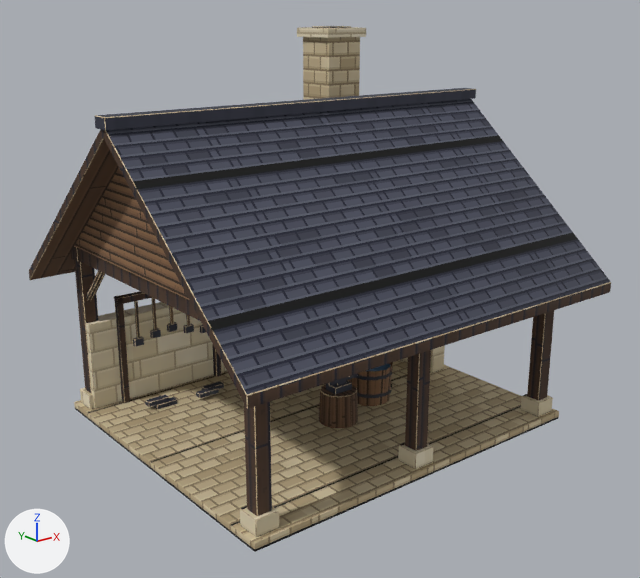
What one commit did to the glTF model godot/assets/blender/smithy_2.glb.
The view is the same before and after, from a 50 mm lens placed at (-7.85, -9.97, 6.0), pointed at (-0.08, -0.25, 2.11). Every picture has the same lights, and +X, +Y and +Z are marked at lower left. The first picture is the older version. Vertices at exactly the same position are counted once.

Names of what the first picture shows: 'smithy_3'.
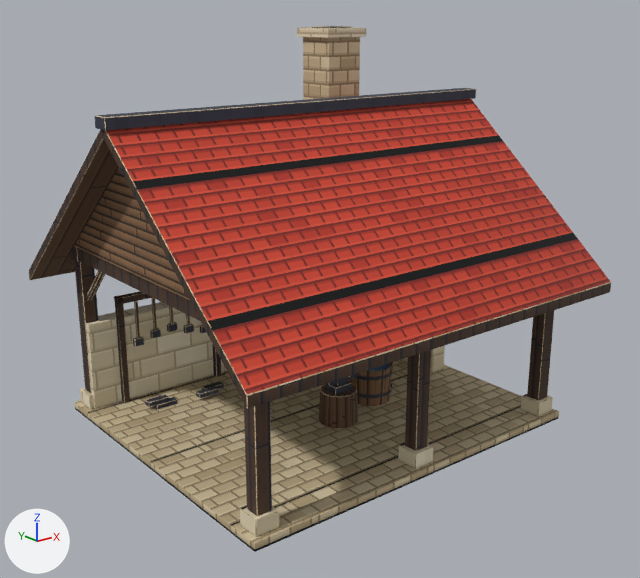
Changed parts and their boxes (x1, y1, x2, y2) in the pictures (640 x 578 px):
part 1 of me_smithy_3, recoloured (lighter): (106, 99, 611, 394) in both

Edits to the bpy script that builds the scene:
```text
Add img_pw_tile_red:
    img_pw_tile_red = load_image('pw_tile_red', '_unpacked/pw_tile_red', 64, 64, 'sRGB')
Add mat_pw_tile_red:
    mat_pw_tile_red = principled_material('pw_tile_red')
    mat_pw_tile_red.texture = img_pw_tile_red
    mat_pw_tile_red.roughness = 0.9
Change me_smithy_3:
    where me_smithy_3.from_pydata(...)  # 1476 vertices, 2342 faces; spans x -3.23..3.23, y -2.95..2.95, z 0.0..5.77
    used by ob_smithy_3; location = (0.0, 0.0, 0.0)
    me_smithy_3 part 1: all 4 faces that had it switch from mat_pw_slate (picture img_pw_slate) to mat_pw_tile_red (picture img_pw_tile_red)
```
